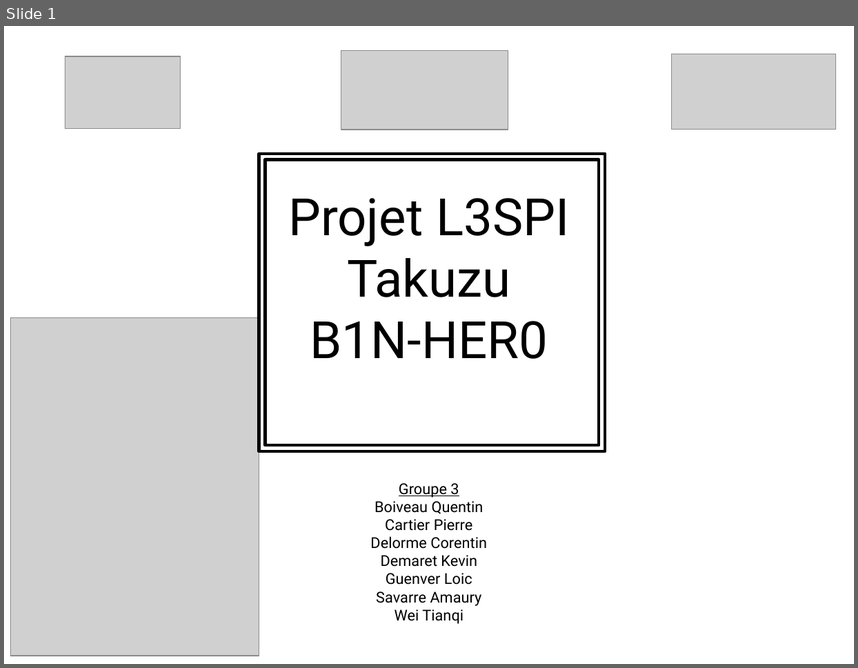
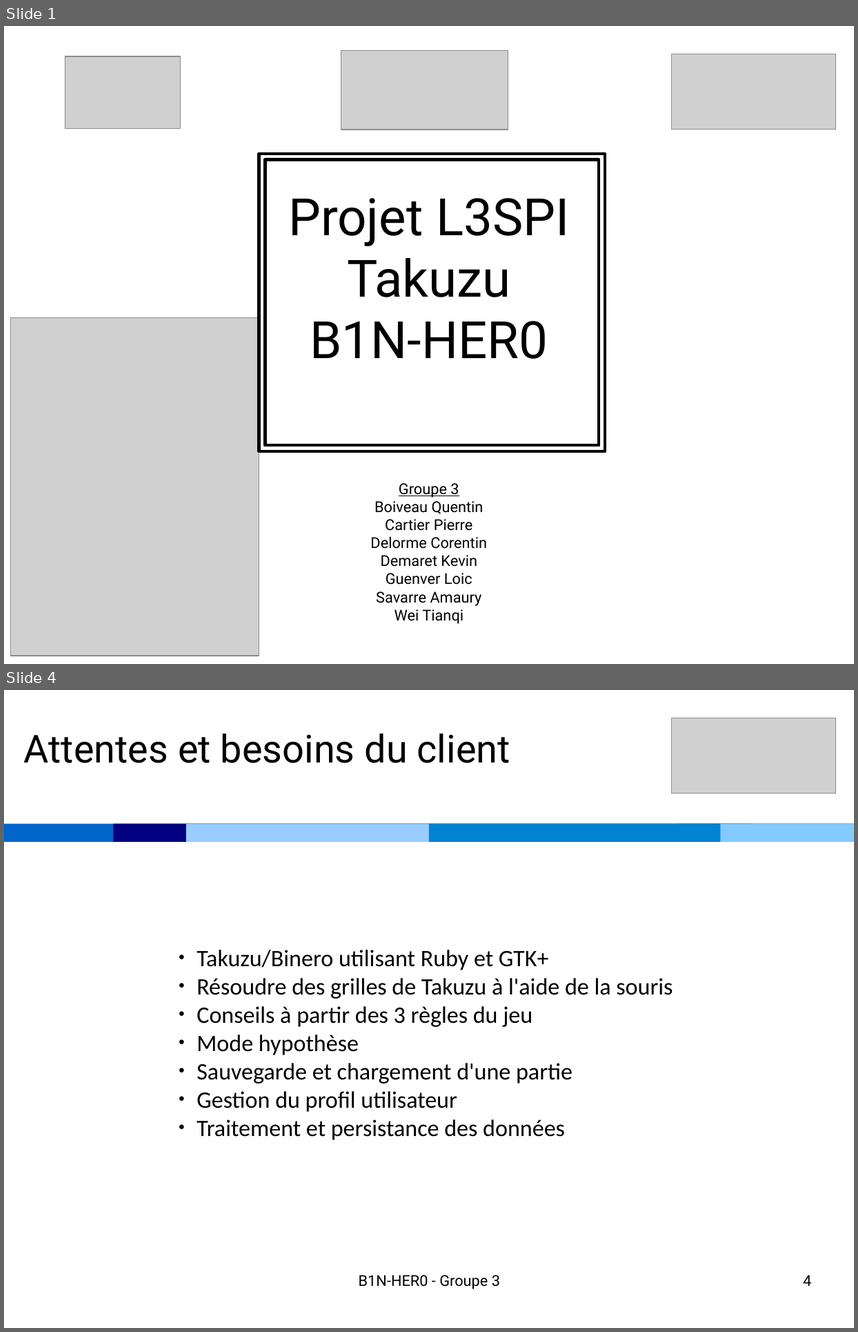
Before and after one commit to CartierPierre/B1N-HER0, a slide deck: soutenance.odp. Shown one above the other, each under a label of ours: slide 1 before the commit, slides 1 and 4 after it; the slides between them are not shown. The pictures are 858x668 and 858x1332 pixels, drawn with LibreOffice and Linux fonts; fonts in the diff are those of the drawing; grey boxes stand for pictures. Boxes give left, top, right and bottom in pixels: in the first picture for what was removed or moved away, otherwise in the second. Text is boxed around its words. In the diff, an @@ line names an element or a change of style, - is before the commit and + after.

```diff
--- a/soutenance.odp
+++ b/soutenance.odp
@@ slide 4 added at box(4, 690, 854, 1328), background #FFFFFF @@
@@ picture added at box(672, 718, 836, 793) @@
@@ text added at box(24, 733, 510, 763), 36 pt, text #000000 @@
+Attentes et besoins du client
@@ rectangle added at box(4, 823, 854, 842), fill #0066CC @@
@@ rectangle added at box(114, 823, 751, 842), fill #000080 @@
@@ rectangle added at box(186, 823, 678, 842), fill #99CCFF @@
@@ rectangle added at box(429, 823, 854, 842), fill #0084D1 @@
@@ rectangle added at box(721, 823, 854, 842), fill #83CAFF @@
@@ text added at box(197, 949, 673, 1140), 22 pt, text #000000 @@
+● Takuzu/Binero utilisant Ruby et GTK+
+● Résoudre des grilles de Takuzu à l'aide de la souris
+● Conseils à partir des 3 règles du jeu
+● Mode hypothèse
+● Sauvegarde et chargement d'une partie
+● Gestion du profil utilisateur
+● Traitement et persistance des données
@@ text added at box(359, 1274, 500, 1289), 14 pt, text #000000 @@
+B1N-HER0 - Groupe 3
@@ page number added at box(803, 1274, 811, 1285), 14 pt, text #000000 @@
+4
```
Also in this commit, not shown: 8 other slides added, 3 slides removed, 1 other file.
